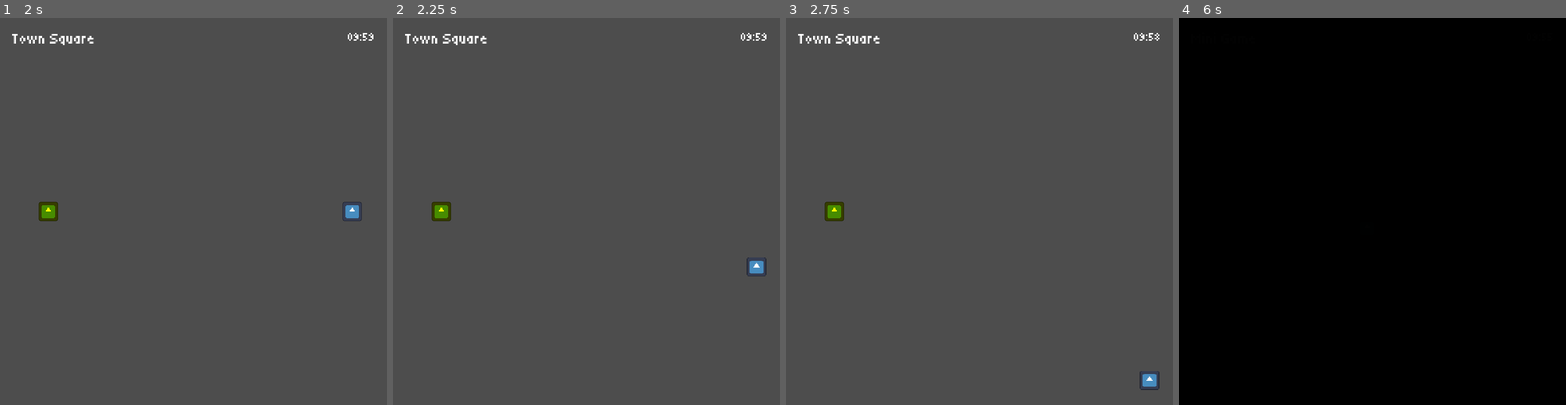
Above: before the commit, frames 1-4 (left to right).
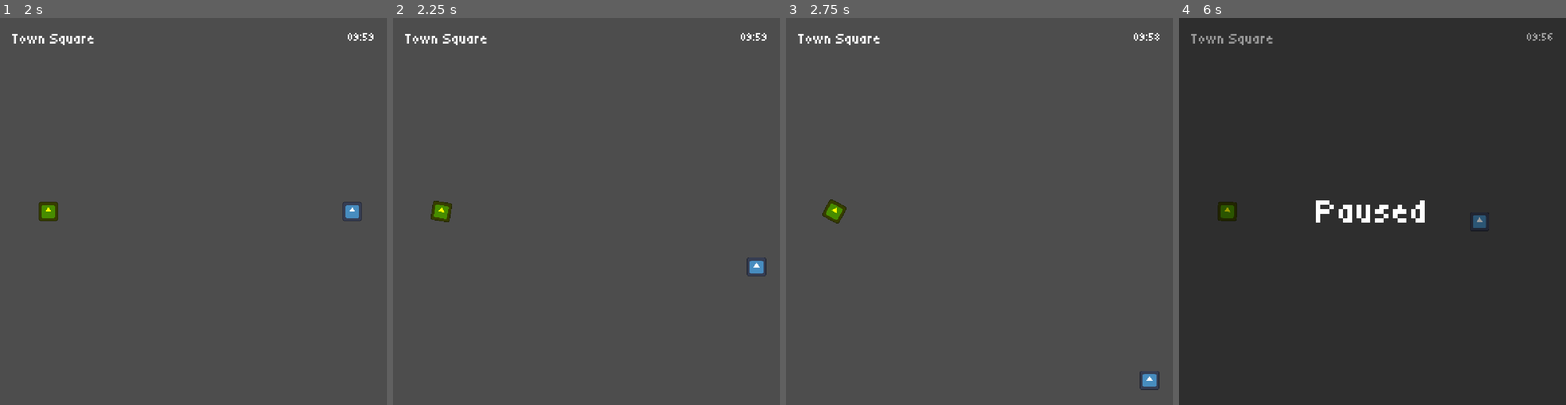
Above: after the commit, the same moments.

Repository: DieserMastro/GMTK-GameJam
Game: Godot game, scene res://core/main/main.tscn
The game is run twice, just before and just after one commit, with the same random seed, the same clock (stepped at 60 frames per second) and the same inputs. The engine's default icon, where the game draws it, is replaced by a stand-in: a white triangle on a blue panel in a dark square.
Inputs:
- Up to frame 1 (2 s): click "Play" at 0.5 s; tap Enter at 1.25 s; hold D (right) from 1.28 s (still down); hold E (interact) from 1.28 s (still down)
- Up to frame 2 (2.25 s): release D (right) at 2.03 s; release E (interact) at 2.03 s; hold S (down) from 2.03 s (still down); tap Shift (run) at 2.1 s
- Up to frame 3 (2.75 s): keep holding S (down)
- Up to frame 4 (6 s): release S (down) at 2.78 s; hold D (right) 2.78-3.53 s; tap I at 2.85, 5.1 s; tap Space at 3.5 s; hold W (up) 3.53-4.28 s; tap E (interact) at 3.6 s; tap Enter at 4.25 s; hold Shift (run) 4.28-5.03 s; hold A (left) 4.28-5.78 s; tap P (pause, bound only after the commit) at 4.9 s; hold S (down) from 5.78 s (still down); hold E (interact) from 5.78 s (still down)

Frame 1 is identical in both runs. In frame 2, less than 0.1% of the frame differs, in the area x 9-16%, y 47-53%; in frame 3, 0.1%; in frame 4, 100%, in the area x 0-100%, y 0-100%.

Commit message:
feat: pause game

Diff:
--- a/gmtk-game-jam/common/ui/fade_transition/fade_transition.tscn
+++ b/gmtk-game-jam/common/ui/fade_transition/fade_transition.tscn
@@ -3,6 +3,7 @@
 [ext_resource type="Script" uid="uid://r5i522rq1kch" path="res://common/ui/fade_transition/fade_transition.gd" id="1_ef0a5"]
 
 [node name="FadeTransition" type="CanvasLayer" unique_id=988272189]
+process_mode = 1
 layer = 2
 visible = false
 script = ExtResource("1_ef0a5")
--- a/gmtk-game-jam/common/ui/huds/hud.gd
+++ b/gmtk-game-jam/common/ui/huds/hud.gd
@@ -1,9 +1,11 @@
+class_name HUD
 extends CanvasLayer
 
 @export var title := "Town Square"
 
-@onready var time_left_label: Label = $MarginContainer/TimeLeftLabel
-@onready var title_label: Label = $MarginContainer/TitleLabel
+@onready var time_left_label: Label = $ContentContainer/TimeLeftLabel
+@onready var title_label: Label = $ContentContainer/TitleLabel
+@onready var pause_container: Control = $PauseContainer
 
 
 func _init() -> void:
@@ -11,8 +13,17 @@
 
 
 func _ready() -> void:
-	_on_time_left_changed(GameManager.time_left)
 	title_label.text = title
+	if GameManager.time_left:
+		_on_time_left_changed(GameManager.time_left)
+
+
+func pause() -> void:
+	pause_container.show()
+
+
+func unpause() -> void:
+	pause_container.hide()
 
 
 func _on_time_left_changed(time_left: int) -> void:
--- a/gmtk-game-jam/common/ui/huds/hud.tscn
+++ b/gmtk-game-jam/common/ui/huds/hud.tscn
@@ -5,23 +5,54 @@
 [node name="HUD" type="CanvasLayer" unique_id=1935746708]
 script = ExtResource("1_2s4u0")
 
-[node name="MarginContainer" type="MarginContainer" parent="." unique_id=1864772103]
+[node name="ContentContainer" type="MarginContainer" parent="." unique_id=1864772103]
 anchors_preset = 15
 anchor_right = 1.0
 anchor_bottom = 1.0
 grow_horizontal = 2
 grow_vertical = 2
 
-[node name="TimeLeftLabel" type="Label" parent="MarginContainer" unique_id=168906198]
+[node name="TimeLeftLabel" type="Label" parent="ContentContainer" unique_id=168906198]
 layout_mode = 2
 size_flags_horizontal = 8
 size_flags_vertical = 0
 theme_type_variation = &"TimerLabel"
 text = "00:00"
 
-[node name="TitleLabel" type="Label" parent="MarginContainer" unique_id=1733014648]
+[node name="TitleLabel" type="Label" parent="ContentContainer" unique_id=1733014648]
 layout_mode = 2
 size_flags_horizontal = 0
 size_flags_vertical = 0
 theme_type_variation = &"HeaderMedium"
 text = "Town Square"
+
+[node name="PauseContainer" type="Control" parent="." unique_id=1598784355]
+visible = false
+layout_mode = 3
+anchors_preset = 15
+anchor_right = 1.0
+anchor_bottom = 1.0
+grow_horizontal = 2
+grow_vertical = 2
+
+[node name="ColorRect" type="ColorRect" parent="PauseContainer" unique_id=547832410]
+layout_mode = 1
+anchors_preset = 15
+anchor_right = 1.0
+anchor_bottom = 1.0
+grow_horizontal = 2
+grow_vertical = 2
+color = Color(0, 0, 0, 0.39215687)
+
+[node name="CenterContainer" type="CenterContainer" parent="PauseContainer" unique_id=1715843443]
+layout_mode = 1
+anchors_preset = 15
+anchor_right = 1.0
+anchor_bottom = 1.0
+grow_horizontal = 2
+grow_vertical = 2
+
+[node name="PauseLabel" type="Label" parent="PauseContainer/CenterContainer" unique_id=99122549]
+layout_mode = 2
+theme_type_variation = &"HeaderLarge"
+text = "Paused"
--- a/gmtk-game-jam/core/main/main.tscn
+++ b/gmtk-game-jam/core/main/main.tscn
@@ -4,6 +4,7 @@
 [ext_resource type="PackedScene" uid="uid://yj615rn7aflx" path="res://core/managers/game_manager.tscn" id="2_6vymn"]
 
 [node name="Main" type="Node" unique_id=2037038990]
+process_mode = 3
 script = ExtResource("1_8fcwd")
 
 [node name="GameManager" parent="." unique_id=1164351822 instance=ExtResource("2_6vymn")]
--- a/gmtk-game-jam/core/managers/game_manager.gd
+++ b/gmtk-game-jam/core/managers/game_manager.gd
@@ -31,6 +31,10 @@
 	game_timer.start()
 
 
+func pause_game_timer(pause: bool) -> void:
+	game_timer.paused = pause
+
+
 func _on_game_timer_timeout() -> void:
 	time_left = max(0, time_left - 1)
 	time_left_changed.emit(time_left)
--- a/gmtk-game-jam/game/game.gd
+++ b/gmtk-game-jam/game/game.gd
@@ -2,6 +2,7 @@
 extends Node
 
 @onready var fade_transition: FadeTransition = $FadeTransition
+@onready var hud: HUD = $HUD
 
 
 func _ready() -> void:
@@ -9,6 +10,11 @@
 	fade_transition.fade_in_finished.connect(_on_fade_in_transition_finished)
 	fade_transition.fade_out_finished.connect(_on_fade_out_transition_finished)
 	GameManager.time_expired.connect(_on_time_expired)
+
+
+func _unhandled_key_input(event: InputEvent) -> void:
+	if event.is_action_pressed("pause"):
+		_toggle_pause()
 
 
 ## Override for logic that happens when game starts
@@ -28,6 +34,19 @@
 	GameManager.main.load_scene(Main.SCENE.TOWN_SQUARE)
 
 
+func _toggle_pause() -> void:
+	var is_paused := get_tree().paused
+
+	if is_paused:
+		hud.unpause()
+		GameManager.pause_game_timer(false)
+	else:
+		hud.pause()
+		GameManager.pause_game_timer(true)
+
+	get_tree().paused = not get_tree().paused
+
+
 func _on_fade_in_transition_finished() -> void:
 	_start()
 
--- a/gmtk-game-jam/game/game.tscn
+++ b/gmtk-game-jam/game/game.tscn
@@ -2,8 +2,12 @@
 
 [ext_resource type="Script" uid="uid://bpggkrmqvpby" path="res://game/game.gd" id="1_vasa2"]
 [ext_resource type="PackedScene" uid="uid://b7i2j0w1tsafa" path="res://common/ui/fade_transition/fade_transition.tscn" id="2_h7iqs"]
+[ext_resource type="PackedScene" uid="uid://dfy467pphqbvf" path="res://common/ui/huds/hud.tscn" id="3_h7iqs"]
 
 [node name="Game" type="Node" unique_id=431908219]
+process_mode = 3
 script = ExtResource("1_vasa2")
 
 [node name="FadeTransition" parent="." unique_id=988272189 instance=ExtResource("2_h7iqs")]
+
+[node name="HUD" parent="." unique_id=1935746708 instance=ExtResource("3_h7iqs")]
--- a/gmtk-game-jam/game/mini_games/mini_game.gd
+++ b/gmtk-game-jam/game/mini_games/mini_game.gd
@@ -8,6 +8,7 @@
 
 
 func _unhandled_key_input(event: InputEvent) -> void:
+	super(event)
 	if event.is_action_pressed("interact"):
 		GameManager.main.load_scene(Main.SCENE.TOWN_SQUARE)
 
--- a/gmtk-game-jam/game/mini_games/mini_game.tscn
+++ b/gmtk-game-jam/game/mini_games/mini_game.tscn
@@ -2,13 +2,12 @@
 
 [ext_resource type="PackedScene" uid="uid://b0vosv16q7rm7" path="res://game/game.tscn" id="1_hd5nu"]
 [ext_resource type="Script" uid="uid://nhjssway1ymd" path="res://game/mini_games/mini_game.gd" id="2_70amm"]
-[ext_resource type="PackedScene" uid="uid://dfy467pphqbvf" path="res://common/ui/huds/hud.tscn" id="3_5womt"]
 [ext_resource type="PackedScene" uid="uid://ch2bvudr6iaf6" path="res://scenes/characters/player/player.tscn" id="4_db6aq"]
 
 [node name="MiniGame" unique_id=431908219 instance=ExtResource("1_hd5nu")]
 script = ExtResource("2_70amm")
 
-[node name="HUD" parent="." index="1" unique_id=1935746708 instance=ExtResource("3_5womt")]
+[node name="HUD" parent="." index="1" unique_id=1935746708]
 title = "Mini Game"
 
 [node name="Player" parent="." index="2" unique_id=505119842 instance=ExtResource("4_db6aq")]
--- a/gmtk-game-jam/game/town_square/town_square.tscn
+++ b/gmtk-game-jam/game/town_square/town_square.tscn
@@ -3,13 +3,10 @@
 [ext_resource type="PackedScene" uid="uid://b0vosv16q7rm7" path="res://game/game.tscn" id="1_g2j7n"]
 [ext_resource type="Script" uid="uid://b325yy04pb0p1" path="res://game/town_square/town_square.gd" id="2_4vpmu"]
 [ext_resource type="PackedScene" uid="uid://ch2bvudr6iaf6" path="res://scenes/characters/player/player.tscn" id="2_em1hl"]
-[ext_resource type="PackedScene" uid="uid://dfy467pphqbvf" path="res://common/ui/huds/hud.tscn" id="3_68aj7"]
 [ext_resource type="PackedScene" uid="uid://cpl4yqbh11u4p" path="res://scenes/characters/npc/npc.tscn" id="5_v3tlx"]
 
 [node name="TownSquare" unique_id=431908219 instance=ExtResource("1_g2j7n")]
 script = ExtResource("2_4vpmu")
-
-[node name="HUD" parent="." index="1" unique_id=1935746708 instance=ExtResource("3_68aj7")]
 
 [node name="Characters" type="Node2D" parent="." index="2" unique_id=1453516371]
 
--- a/gmtk-game-jam/project.godot
+++ b/gmtk-game-jam/project.godot
@@ -75,6 +75,12 @@
 "events": [Object(InputEventKey,"resource_local_to_scene":false,"resource_name":"","device":-1,"window_id":0,"alt_press …(195 unchanged characters)…
 ]
 }
+pause={
+"deadzone": 0.2,
+"events": [Object(InputEventKey,"resource_local_to_scene":false,"resource_name":"","device":-1,"window_id":0,"alt_pressed":false,"shift_pressed":false,"ctrl_pressed":false,"meta_pressed":false,"pressed":false,"keycode":0,"physical_keycode":80,"key_label":0,"unicode":112,"location":0,"echo":false,"script":null)
+, Object(InputEventKey,"resource_local_to_scene":false,"resource_name":"","device":-1,"window_id":0,"alt_pressed":false,"shift_pressed":false,"ctrl_pressed":false,"meta_pressed":false,"pressed":false,"keycode":0,"physical_keycode":4194305,"key_label":0,"unicode":0,"location":0,"echo":false,"script":null)
+]
+}
 
 [layer_names]
 
--- a/gmtk-game-jam/scenes/characters/npc/npc.gd
+++ b/gmtk-game-jam/scenes/characters/npc/npc.gd
@@ -3,6 +3,11 @@
 @onready var interactive_component: InteractiveComponent = $InteractiveComponent
 
 
+func _physics_process(_delta: float) -> void:
+	var player := get_tree().get_first_node_in_group("player")
+	look_at(player.global_position)
+
+
 func _on_interactive_component_interacted() -> void:
 	# TODO: Start dialogue
 	GameManager.main.load_scene(Main.SCENE.MINI_GAME)
--- a/gmtk-game-jam/scenes/characters/npc/npc.tscn
+++ b/gmtk-game-jam/scenes/characters/npc/npc.tscn
@@ -8,6 +8,7 @@
 size = Vector2(26, 26)
 
 [node name="NPC" type="StaticBody2D" unique_id=1625721130]
+process_mode = 1
 collision_layer = 2
 collision_mask = 0
 script = ExtResource("1_stf77")
--- a/gmtk-game-jam/scenes/characters/player/player.tscn
+++ b/gmtk-game-jam/scenes/characters/player/player.tscn
@@ -6,7 +6,8 @@
 [sub_resource type="RectangleShape2D" id="RectangleShape2D_stf77"]
 size = Vector2(26, 26)
 
-[node name="Player" type="CharacterBody2D" unique_id=505119842]
+[node name="Player" type="CharacterBody2D" unique_id=505119842 groups=["player"]]
+process_mode = 1
 collision_mask = 6
 motion_mode = 1
 script = ExtResource("1_4flbx")
